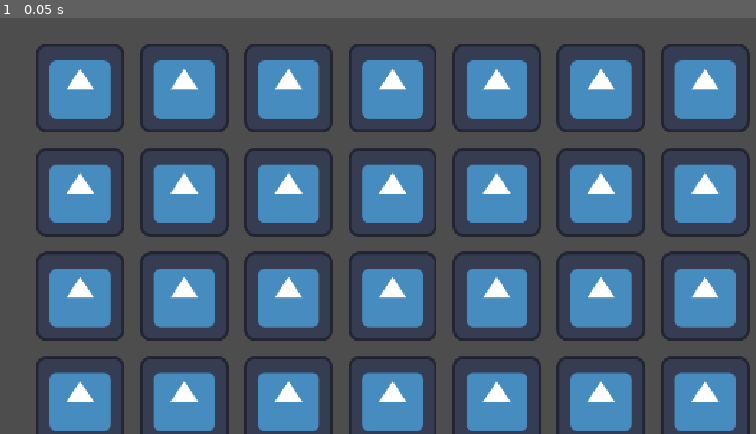
Above: before the commit, frame 1.
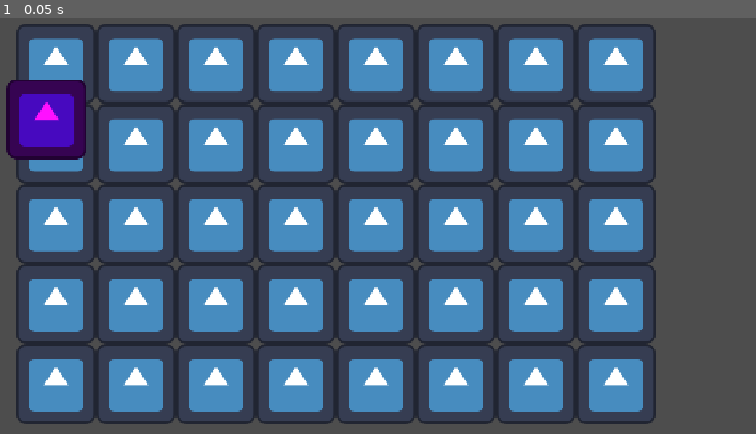
Above: after the commit, the same moment.

Repository: iboobey/piece-by-piece
Game: Godot game, scene res://scenes/puzzles/puzzle_one.tscn
The game is run twice, just before and just after one commit, with the same random seed, the same clock (stepped at 60 frames per second) and the same inputs. The project has no main scene, so this scene is started directly. The engine's default icon, where the game draws it, is replaced by a stand-in: a white triangle on a blue panel in a dark square.
Inputs:
- Up to frame 1 (0.05 s): no input

The runs differ from the first frame. In frame 1, 59% of the frame differs, in the area x 0-100%, y 1-100%.

Commit message:
Piece Snapping Added
I added a snapping mechanism for the puzzle pieces. It currently does these: snaps the rotation if it is 15 degrees further than the target rotation. It also snaps to the target location if it is closer than 40 pixels. These are the current tresholds. They can be changed.

Diff:
--- a/piece-by-piece/project.godot
+++ b/piece-by-piece/project.godot
@@ -20,12 +20,34 @@
 
 [display]
 
+window/size/viewport_width=1280
+window/size/viewport_height=720
 window/stretch/mode="canvas_items"
-window/stretch/aspect="expand"
 
 [editor_plugins]
 
 enabled=PackedStringArray("res://addons/godot_super-wakatime/plugin.cfg")
+
+"deadzone": 0.2,
+"events": [Object(InputEventKey,
+"resource_local_to_scene": false,
+"resource_name": "",
+"device": -1,
+"window_id": 0,
+"alt_pressed": false,
+"shift_pressed": false,
+"ctrl_pressed": false,
+"meta_pressed": false,
+"pressed": false,
+"keycode": 0,
+"physical_keycode": 81,
+"key_label": 0,
+"unicode": 113,
+"location": 0,
+"echo": false,
+"script": null
+)]
+}
 
 [input_devices]
 
--- a/piece-by-piece/scenes/elements/puzzle_piece.tscn
+++ b/piece-by-piece/scenes/elements/puzzle_piece.tscn
@@ -7,4 +7,5 @@
 script = ExtResource("1_4sx5x")
 
 [node name="Sprite2D" type="Sprite2D" parent="." unique_id=645148781]
+modulate = Color(1, 0.0627451, 1, 1)
 texture = ExtResource("2_ye0a5")
--- a/piece-by-piece/scenes/puzzles/puzzle_one.tscn
+++ b/piece-by-piece/scenes/puzzles/puzzle_one.tscn
@@ -1,10 +1,19 @@
 [gd_scene format=3 uid="uid://ggx41gfvwmvl"]
 
 [ext_resource type="PackedScene" uid="uid://clpsedr3e1fja" path="res://scenes/elements/puzzle_grid.tscn" id="1_tx7lx"]
+[ext_resource type="PackedScene" uid="uid://drlo4js7facl4" path="res://scenes/elements/puzzle_piece.tscn" id="2_tx7lx"]
 
 [node name="PuzzleOne" type="Node2D" unique_id=429189301]
 
 [node name="PuzzleGrid" parent="." unique_id=1270099975 instance=ExtResource("1_tx7lx")]
-GRID_X = 7
-GRID_Y = 4
-GRID_SIZE = 150
+GRID_X = 8
+GRID_Y = 5
+GRID_SIZE = 128
+
+[node name="Pieces" type="Node2D" parent="." unique_id=1078004608]
+
+[node name="PuzzlePiece" parent="Pieces" unique_id=2072894686 node_paths=PackedStringArray("PUZZLE_GRID") instance=ExtResource("2_tx7lx")]
+position = Vector2(113, 216)
+GRID_Y = 5
+GRID_X = 2
+PUZZLE_GRID = NodePath("../../PuzzleGrid")
--- a/piece-by-piece/scripts/elements/puzzle_grid.gd
+++ b/piece-by-piece/scripts/elements/puzzle_grid.gd
@@ -7,7 +7,7 @@
 @export var GRID_Y : int
 @export var GRID_SIZE : int
 
-@onready var piece : PackedScene = preload("res://scenes/elements/puzzle_piece.tscn")
+@onready var icon := preload("res://icon.svg")
 
 # Position Variables
 var target_position_x : int
@@ -35,13 +35,14 @@
 	print(grid_y_list)
 	for x in range(GRID_X):
 		for y in range(GRID_Y):
-			var instance = piece.instantiate()
-			instance.global_position = piece_position_on_grid(x,y)
-			add_child(instance)
+			var sprite = Sprite2D.new()
+			sprite.texture = icon
+			sprite.global_position = piece_position_on_grid(x,y)
+			add_child(sprite)
 
 
 func piece_position_on_grid(x,y):
 	var target_position : Vector2
-	target_position.x = grid_x_list[x]
-	target_position.y = grid_y_list[y]
+	target_position.x = grid_x_list[x-1]
+	target_position.y = grid_y_list[y-1]
 	return target_position
--- a/piece-by-piece/scripts/elements/puzzle_piece.gd
+++ b/piece-by-piece/scripts/elements/puzzle_piece.gd
@@ -12,16 +12,57 @@
 # Rotation Variables
 var target_rotation : float = 0.0
 var rotation_treshold : float = 15.0
+var rotation_speed : float = 3.0
 
+# Drag Variables
+var is_draging : bool = false
+var drag_offset : Vector2 = Vector2.ZERO
+
+var locked : bool = false
 
 func _ready() -> void:
 	pass
-	"await PUZZLE_GRID.grid_is_set
 	target_position = PUZZLE_GRID.piece_position_on_grid(GRID_X, GRID_Y)
-	print(target_position)"
+	print(target_position)
 
 
-#func _process(_delta: float) -> void:
-#	if global_position.distance_to(target_position) >= position_treshold:
-#		global_position = target_position
-#		print("SNAP!")
+func _unhandled_input(event: InputEvent) -> void:
+	if not locked:
+		grab_and_drag(event)
+
+
+func grab_and_drag(event):
+	if event is InputEventMouseButton and event.button_index == MOUSE_BUTTON_LEFT:
+		if event.pressed:
+			if global_position.distance_to(get_global_mouse_position()) < 50:
+				is_draging = true
+				drag_offset = global_position - get_global_mouse_position()
+		else:
+			is_draging = false
+
+
+func rotate_piece(delta):
+	if not locked:
+		if Input.is_action_pressed("rotate_clockwise"):
+			rotation += rotation_speed * delta
+		if Input.is_action_pressed("rotate_anticlockwise"):
+			rotation -= rotation_speed * delta
+
+
+func _process(delta: float) -> void:
+	rotate_piece(delta)
+	if is_draging:
+		global_position = get_global_mouse_position() + drag_offset
+
+	check_target()
+
+
+func check_target():
+	var rotation_modulated = fposmod(rotation_degrees, 360)
+	print(rotation_modulated)
+	if global_position.distance_to(target_position) < position_treshold:
+		if rotation_modulated < rotation_treshold or rotation_degrees > (360 - rotation_treshold):
+			rotation_degrees = 0
+			global_position = target_position
+			locked = true
+			is_draging = false
